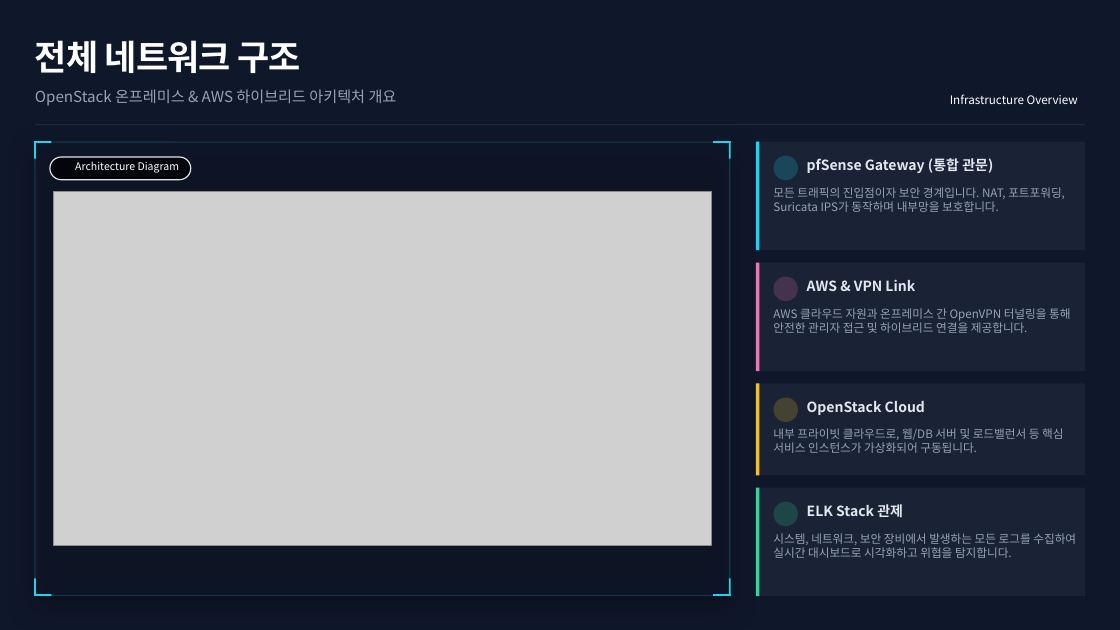
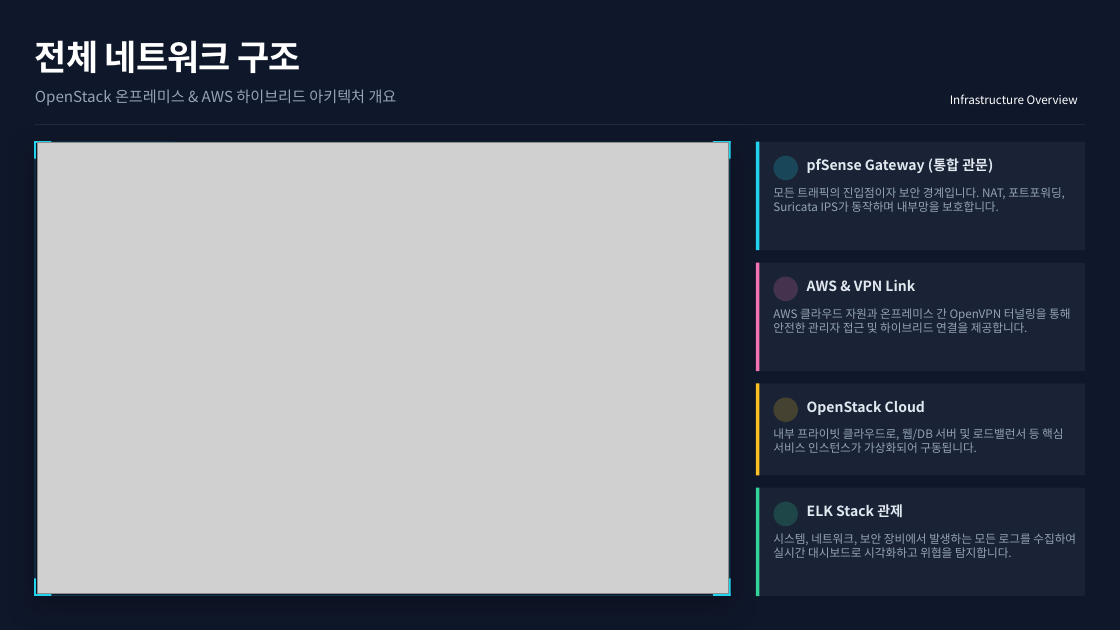
Before and after one commit to thddmstn/project, a slide deck: slide 4 of security_infrastructure_presentation_20260121114303.pptx. Drawn at 1120x630 pixels with LibreOffice and Linux fonts; fonts in the diff are those of the drawing; grey boxes stand for pictures; background and template pictures are left out. Boxes give left, top, right and bottom in pixels: in the first picture for what was removed or moved away, otherwise in the second. Text is boxed around its words. In the diff, an @@ line names an element or a change of style, - is before the commit and + after.

```diff
--- a/security_infrastructure_presentation_20260121114303.pptx
+++ b/security_infrastructure_presentation_20260121114303.pptx
@@ picture: place and size @@
-picture at [54,192,712,546]
+picture at [37,143,728,594]
@@ rounded rectangle removed at [50,157,191,180] @@
@@ text removed at [75,161,179,173] @@
-Architecture Diagram
```
Also in this commit, not shown: 3 other slides changed, 1 slide added.
